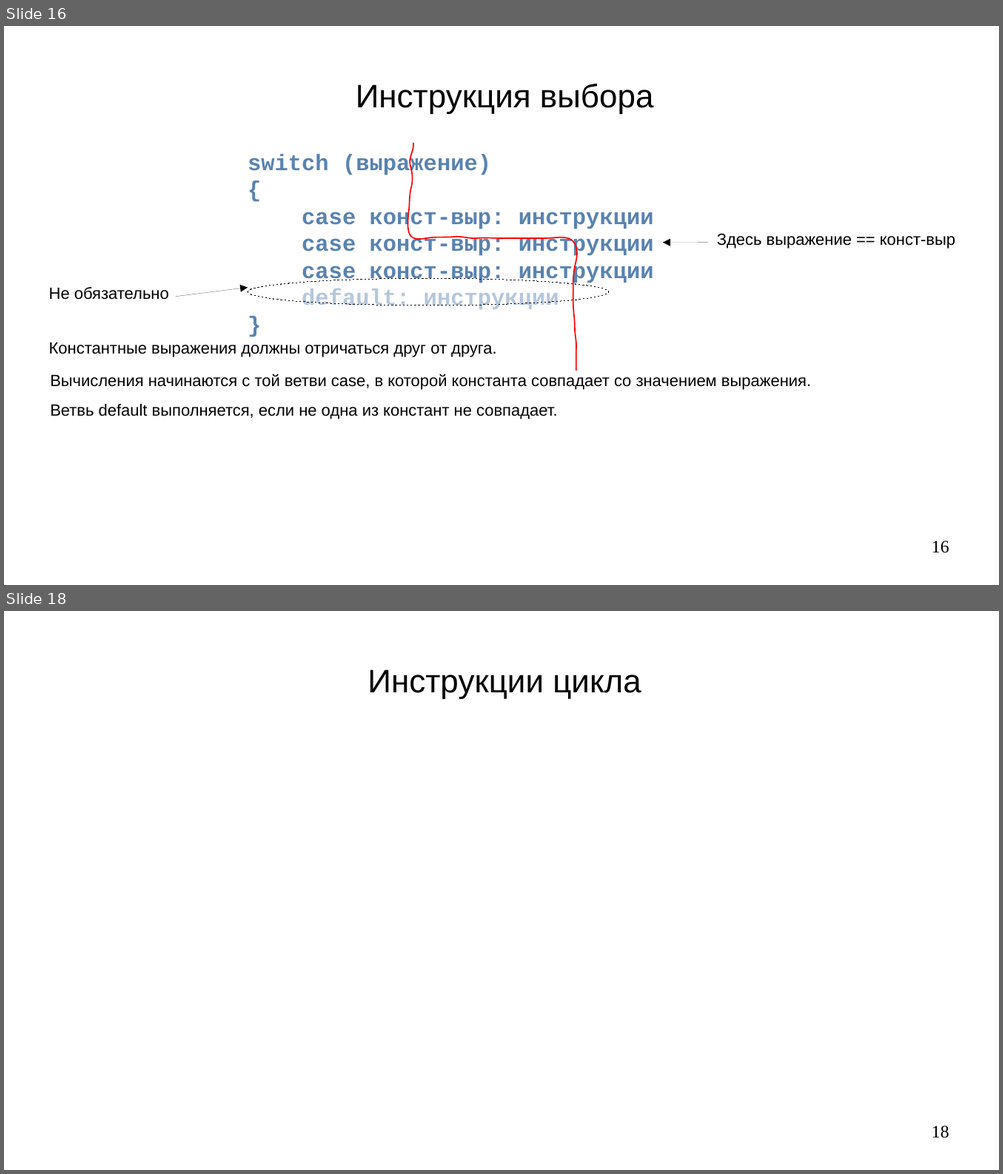
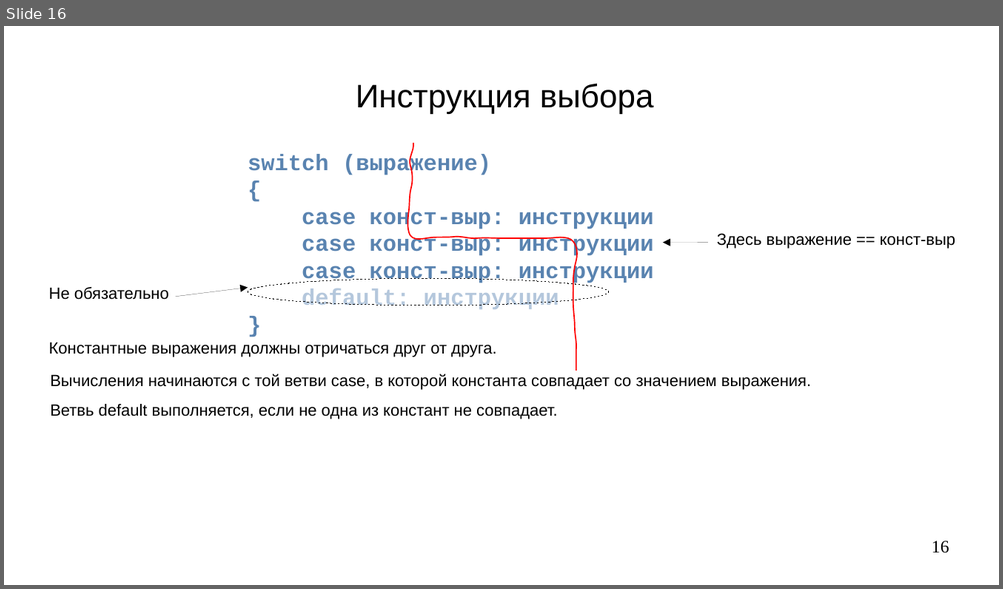
Before and after one commit to steelcraft/stud-lab, a slide deck: Лекции/CBCP01#L3.odp. Shown one above the other, each under a label of ours: slides 16 and 18 before the commit, slide 16 after it; the slides between them are not shown. The pictures are 1003x1174 and 1003x589 pixels, drawn with LibreOffice and Linux fonts; fonts in the diff are those of the drawing. Boxes give left, top, right and bottom in pixels: in the first picture for what was removed or moved away, otherwise in the second. Text is boxed around its words. In the diff, an @@ line names an element or a change of style, - is before the commit and + after.

```diff
--- a/Лекции/CBCP01#L3.odp
+++ b/Лекции/CBCP01#L3.odp
@@ slide 18 removed at (4,611,999,1170), background #FFFFFF @@
@@ text removed at (367,669,641,699) @@
-Инструкции цикла
@@ page number removed at (931,1126,949,1139) @@
-18
```
Also in this commit, not shown: 2 slides changed, 6 slides added.
